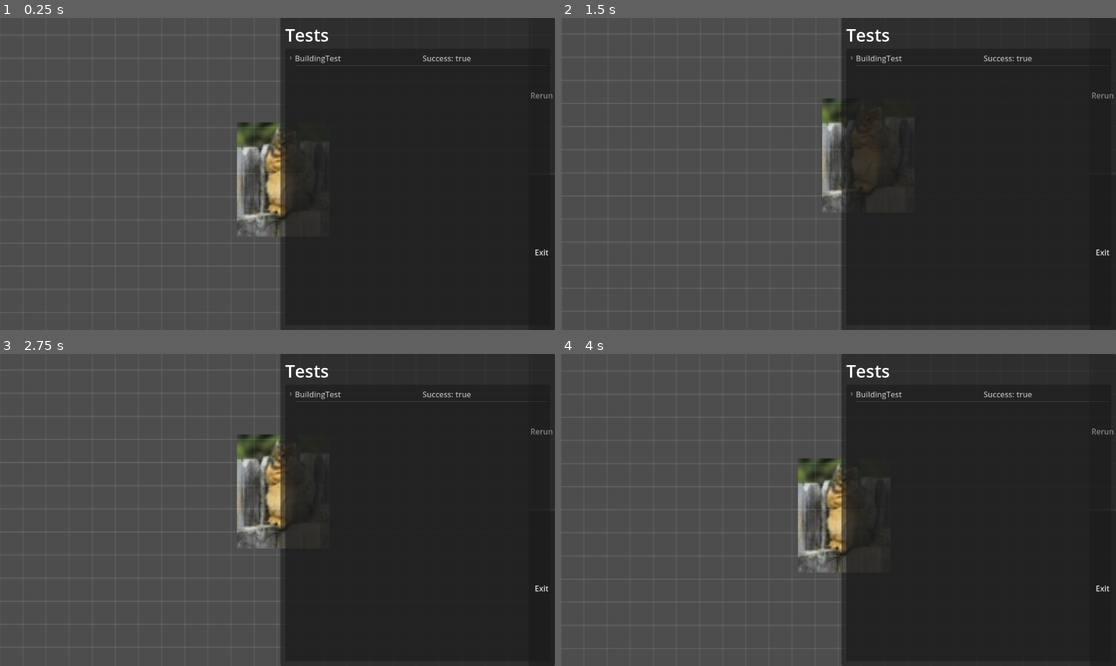
Above: before the commit, frames 1-4 (two rows, left to right).
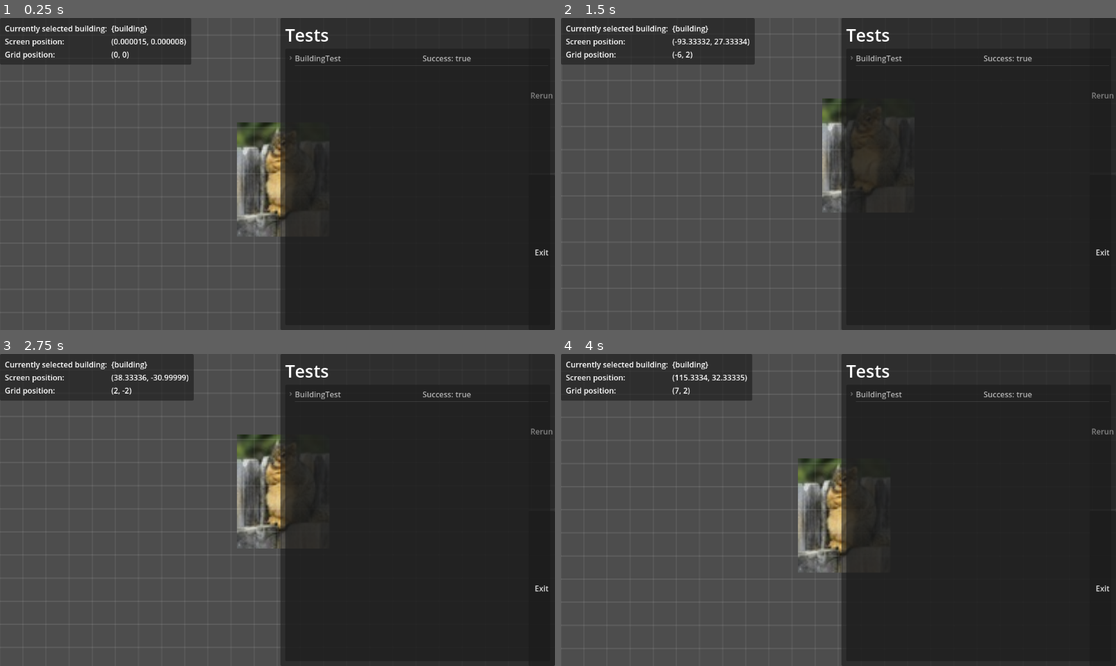
Above: after the commit, the same moments.

Repository: atomazu/vtuber-jam
Game: Godot game, scene res://tests.tscn
The game is run twice, just before and just after one commit, with the same random seed, the same clock (stepped at 60 frames per second) and the same inputs. This scene is started directly instead of the project's main scene.
Inputs (mouse positions are in pixels of both pictures, inside the frame that each line leads up to):
- Up to frame 1 (0.25 s): no input
- Up to frame 2 (1.5 s): tap Enter at 0.5 s; move the mouse to (960, 158) at 0.52 s; tap S (cam_down) at 0.6 s; click (960, 158) at 0.67 s; tap Space at 1.25 s; move the mouse to (727, 189) at 1.27 s; tap A (cam_left) at 1.35 s; click (727, 189) at 1.42 s
- Up to frame 3 (2.75 s): tap Enter at 2 s; move the mouse to (333, 441) at 2.02 s; tap D (cam_right) at 2.1 s; click (333, 441) at 2.17 s
- Up to frame 4 (4 s): tap Space at 2.75 s; move the mouse to (810, 572) at 2.77 s; tap W (cam_up) at 2.85 s; click (810, 572) at 2.92 s; tap Enter at 3.5 s; move the mouse to (1005, 556) at 3.52 s; click (1005, 556) at 3.6 s

The runs differ from the first frame. In frame 1, 4.9% of the frame differs, in the area x 0-35%, y 0-15%; in frame 2, 5.0%; in frame 3, 5.0%; in frame 4, 4.9%.

Commit message:
add debug overlay to tests

Diff:
--- a/interface/debug_interface.gd
+++ b/interface/debug_interface.gd
@@ -3,8 +3,14 @@
 @onready var selected_building_label: Label = $MarginContainer/GridContainer/SelectedBuildingLabel
 @onready var screen_position_label: Label = $MarginContainer/GridContainer/ScreenPositionLabel
 @onready var grid_position_label: Label = $MarginContainer/GridContainer/GridPositionLabel
+@export var enabled: bool = true
 
 func _process(_delta: float) -> void:
+	if not enabled:
+		visible = false
+		return
+	if Input.is_action_just_pressed("toggle_debug"):
+		visible = not visible
 	var mouse_pos = str(Grid.get_mouse_global())
 	screen_position_label.text = str(mouse_pos)
 	grid_position_label.text = str(Grid.get_mouse_cell())
--- a/interface/interface.gd
+++ b/interface/interface.gd
@@ -1,8 +1 @@
 extends Control
-
-@onready var debug_interface: PanelContainer = $DebugInterface
-
-
-func _process(_delta: float) -> void:
-	if Input.is_action_just_pressed("toggle_debug"):
-		debug_interface.visible = not debug_interface.visible
--- a/tests.tscn
+++ b/tests.tscn
@@ -1,6 +1,7 @@
-[gd_scene load_steps=6 format=3 uid="uid://d3pednyfrlp2e"]
+[gd_scene load_steps=7 format=3 uid="uid://d3pednyfrlp2e"]
 
 [ext_resource type="Script" path="res://tests/tests.gd" id="1_w0w1c"]
+[ext_resource type="Script" path="res://interface/debug_interface.gd" id="2_0wl4v"]
 [ext_resource type="Script" path="res://tests/building_manager_test.gd" id="2_ewsqx"]
 [ext_resource type="Script" path="res://tests/building_test.gd" id="3_dl15q"]
 [ext_resource type="Script" path="res://addons/grid_display/grid_display.gd" id="4_abwlq"]
@@ -69,6 +70,46 @@
 focus_mode = 0
 text = "Exit"
 
+[node name="DebugInterface" type="PanelContainer" parent="CanvasLayer"]
+offset_right = 40.0
+offset_bottom = 40.0
+script = ExtResource("2_0wl4v")
+
+[node name="MarginContainer" type="MarginContainer" parent="CanvasLayer/DebugInterface"]
+layout_mode = 2
+theme_override_constants/margin_left = 10
+theme_override_constants/margin_top = 10
+theme_override_constants/margin_right = 10
+theme_override_constants/margin_bottom = 10
+
+[node name="GridContainer" type="GridContainer" parent="CanvasLayer/DebugInterface/MarginContainer"]
+layout_mode = 2
+columns = 2
+
+[node name="SelectedBuildingHint" type="Label" parent="CanvasLayer/DebugInterface/MarginContainer/GridContainer"]
+layout_mode = 2
+text = "Currently selected building: "
+
+[node name="SelectedBuildingLabel" type="Label" parent="CanvasLayer/DebugInterface/MarginContainer/GridContainer"]
+layout_mode = 2
+text = "{building}"
+
+[node name="ScreenPositionHint" type="Label" parent="CanvasLayer/DebugInterface/MarginContainer/GridContainer"]
+layout_mode = 2
+text = "Screen position:"
+
+[node name="ScreenPositionLabel" type="Label" parent="CanvasLayer/DebugInterface/MarginContainer/GridContainer"]
+layout_mode = 2
+text = "{pos}"
+
+[node name="GridPositionHint" type="Label" parent="CanvasLayer/DebugInterface/MarginContainer/GridContainer"]
+layout_mode = 2
+text = "Grid position:"
+
+[node name="GridPositionLabel" type="Label" parent="CanvasLayer/DebugInterface/MarginContainer/GridContainer"]
+layout_mode = 2
+text = "{grid_pos}"
+
 [node name="ExamList" type="Node" parent="."]
 
 [node name="BuildingManagerTest" type="Node" parent="ExamList"]
